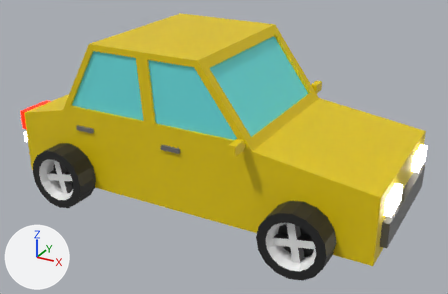
The FBX model Simulacion Multiagentes/Assets/car.fbx: old version first, new version second.
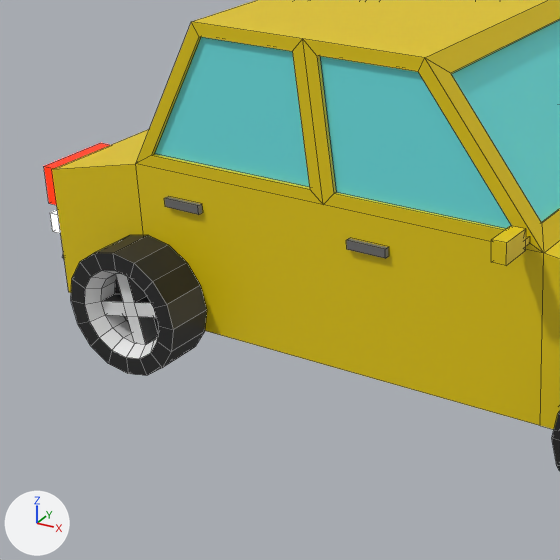
Each version appears first whole from a 50 mm camera at (4.36, -6.51, 3.98) aimed at (0.82, -0.07, 0.76), and next in a close-up on the part from 0% to 58% of the width and 12% to 100% of the height. The lights are fixed; the arrows at lower left show +X, +Y and +Z. The close-ups show mesh edges as thin lines.

Before the edit, the objects in view are built like this:
```python
me_cube = bpy.data.meshes.new('Cube')
me_cube.from_pydata(...)  # 232 vertices, 198 faces; spans x -1.89..3.18, y -1.26..1.28, z 0.0..1.92
# faces by material slot: [104, 24, 12, 8, 50]
me_cube.materials.append(mat_red_paint)  # yellow #e7cb00
me_cube.materials.append(mat_white_lights)  # white #feffeb
me_cube.materials.append(mat_red_lights)  # red #e71100
me_cube.materials.append(mat_windows)  # cyan #6de6e7
me_cube.materials.append(mat_metal)  # dark grey #6e6e6e
me_cylinder_004 = bpy.data.meshes.new('Cylinder.004')
me_cylinder_004.from_pydata(...)  # 88 vertices, 78 faces; spans x -0.4..0.4, y -0.4..-0.1, z -0.4..0.4
# faces by material slot: [45, 33]
me_cylinder_004.materials.append(mat_wheel_001)  # black #232323
me_cylinder_004.materials.append(mat_wheel_metal)  # white #e7e7e7
ob_cube = bpy.data.objects.new('Cube', me_cube)
ob_cube.location = (0.0, 0.0, 0.246)
ob_cylinder_003 = bpy.data.objects.new('Cylinder.003', me_cylinder_004)
ob_cylinder_003.location = (-0.954, -1.406, 0.4)
ob_cylinder_003.rotation_euler = (0.0, 3.142, 0.0)  # degrees (0, 180, 0)
ob_cylinder_003.scale = (-1.0, -1.0, -1.0)
```
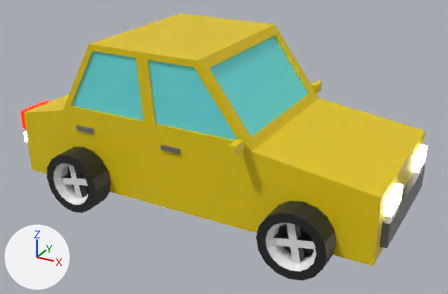
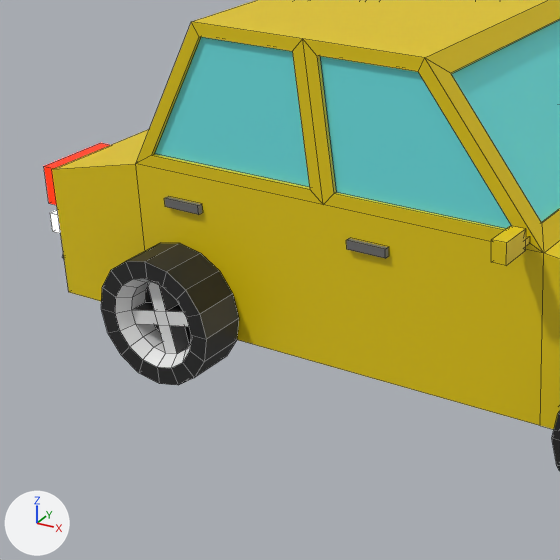
Commit message: Massive car improvements

Where the newer file only moved an object's origin or applied its transform, the numbers keep the older frame.

Location of each change, (x1, y1, x2, y2) in pixels of the close-ups (560 x 560 px):
'Wheel.001', added: after (101, 243, 239, 385)
    faces in mat_wheel_001 (black #232323): (101, 243, 239, 385)
    faces in mat_wheel_metal (white #e7e7e7): (115, 279, 190, 368)
'Cylinder.003', deleted: before (71, 235, 207, 375)
    faces in mat_wheel_001 (black #232323): (71, 235, 207, 375)
    faces in mat_wheel_metal (white #e7e7e7): (85, 270, 158, 359)

Diff of the bpy script that builds the scene:
```diff
--- a/Simulacion Multiagentes/Assets/car.fbx.py
+++ b/Simulacion Multiagentes/Assets/car.fbx.py
@@ me_cylinder_005 @@
+me_cylinder_005.from_pydata(...)  # 88 vertices, 78 faces; spans x -0.4..0.4, y -0.15..0.15, z -0.4..0.4
+# faces by material slot: [45, 33]
+me_cylinder_005.materials.append(mat_wheel_001)  # black #232323
+me_cylinder_005.materials.append(mat_wheel_metal)  # white #e7e7e7
@@ ob_cylinder_003 @@
-ob_cylinder_003 = bpy.data.objects.new('Cylinder.003', me_cylinder_004)
-ob_cylinder_003.location = (-0.954, -1.406, 0.4)
-ob_cylinder_003.rotation_euler = (0.0, 3.142, 0.0)  # degrees (0, 180, 0)
-ob_cylinder_003.scale = (-1.0, -1.0, -1.0)
@@ ob_wheel_001 @@
+ob_wheel_001 = bpy.data.objects.new('Wheel.001', me_cylinder_005)
+ob_wheel_001.location = (-0.71, -1.156, 0.4)
+ob_wheel_001.rotation_euler = (0.0, 3.142, 0.0)  # degrees (0, 180, 0)
+ob_wheel_001.scale = (-1.0, -1.0, -1.0)
```
